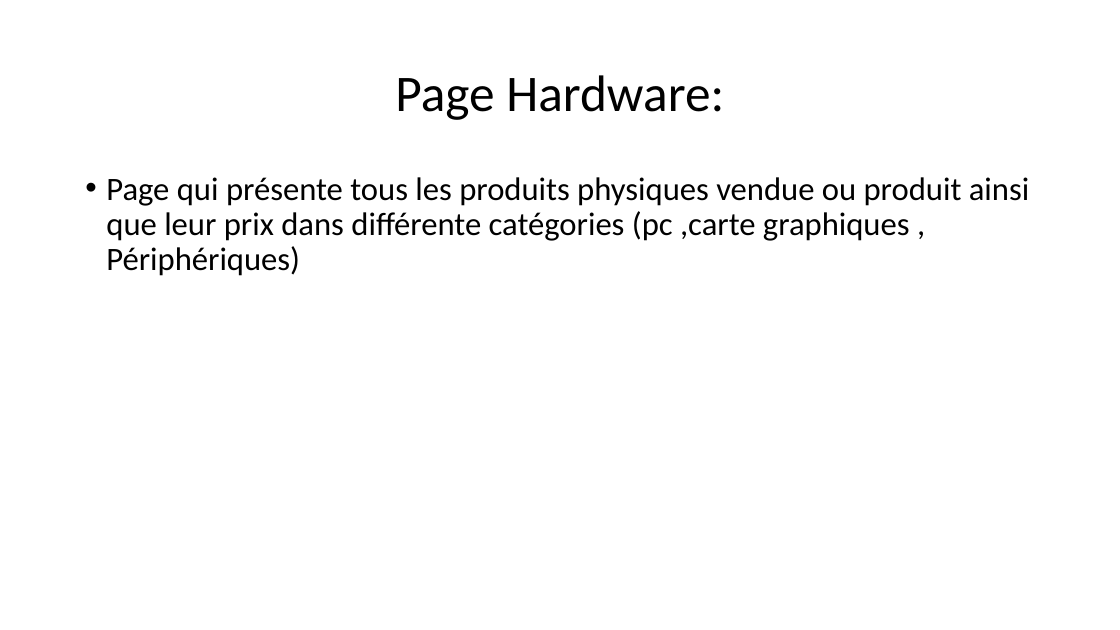
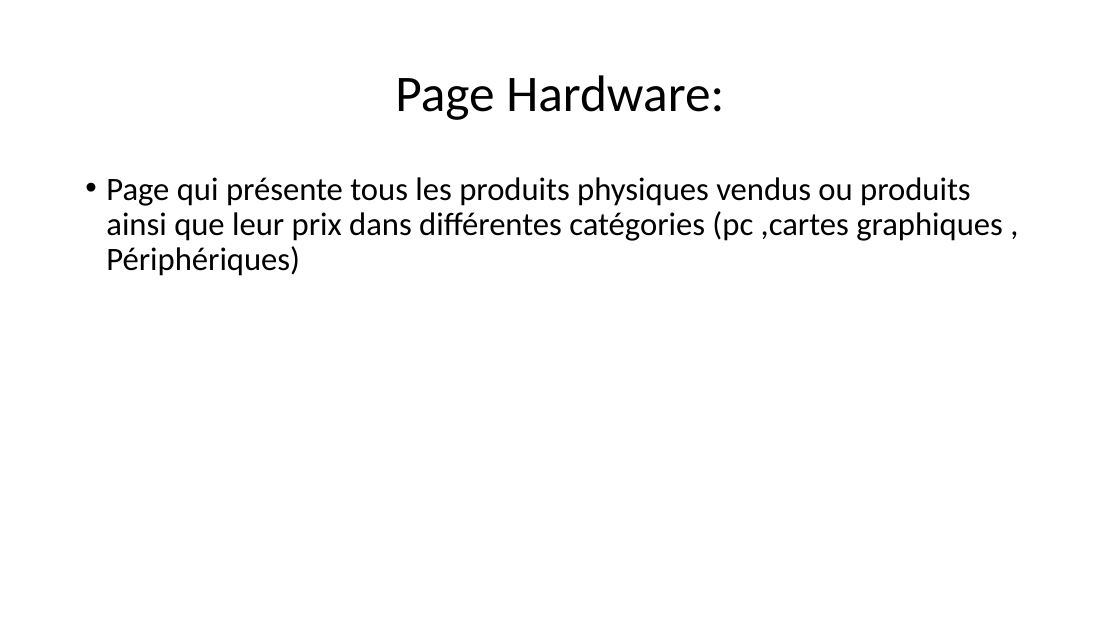
Before and after one commit to tmillot08/SimplonTech, a slide deck: slide 10 of SimplonTech.ppsx. Drawn at 1120x630 pixels with LibreOffice and Linux fonts; fonts in the diff are those of the drawing. Boxes give left, top, right and bottom in pixels: in the first picture for what was removed or moved away, otherwise in the second. Text is boxed around its words. In the diff, an @@ line names an element or a change of style, - is before the commit and + after.

```diff
--- a/SimplonTech.ppsx
+++ b/SimplonTech.ppsx
@@ text at <box>106,177,1003,276</box>: text changed @@
-• Page qui présente tous les produits physiques vendue ou produit ainsi que leur prix dans différente catégories (pc ,carte graphiques , Périphériques)
+• Page qui présente tous les produits physiques vendus ou produits ainsi que leur prix dans différentes catégories (pc ,cartes graphiques , Périphériques)
```
Also in this commit, not shown: 5 other slides changed.
